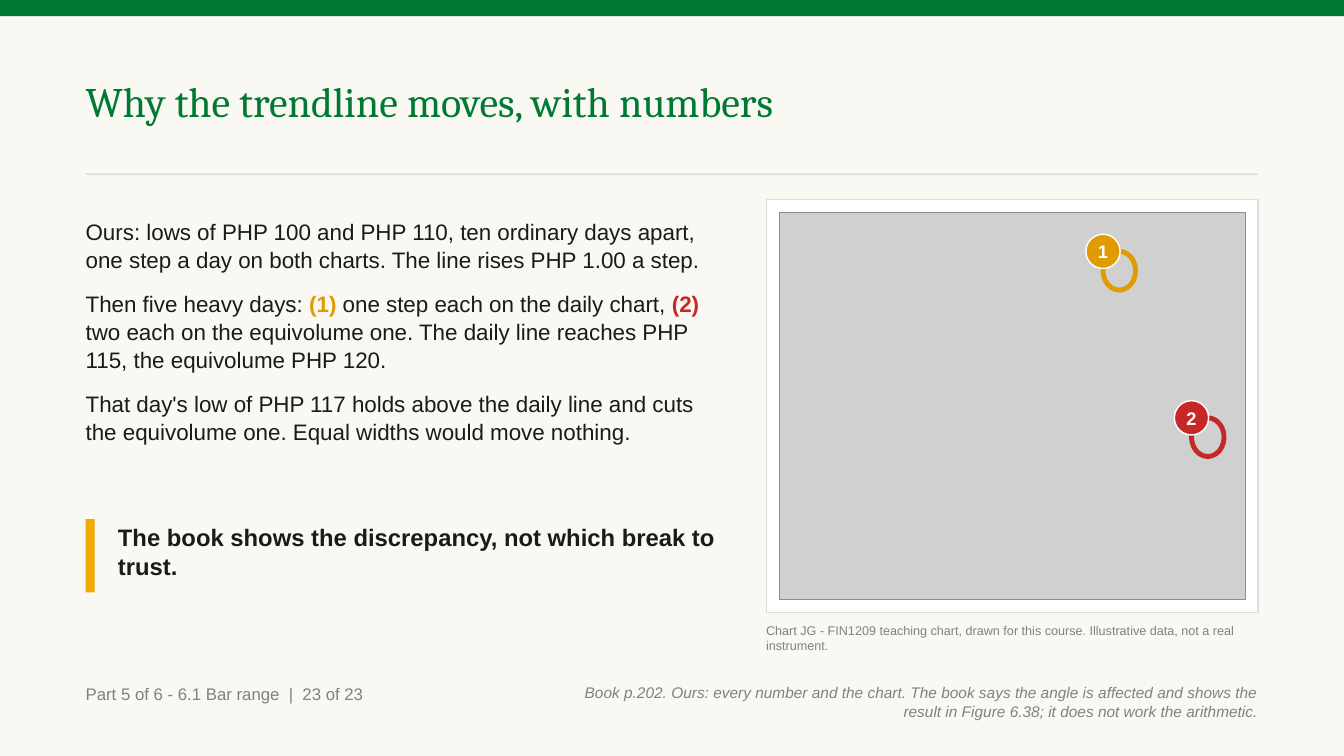
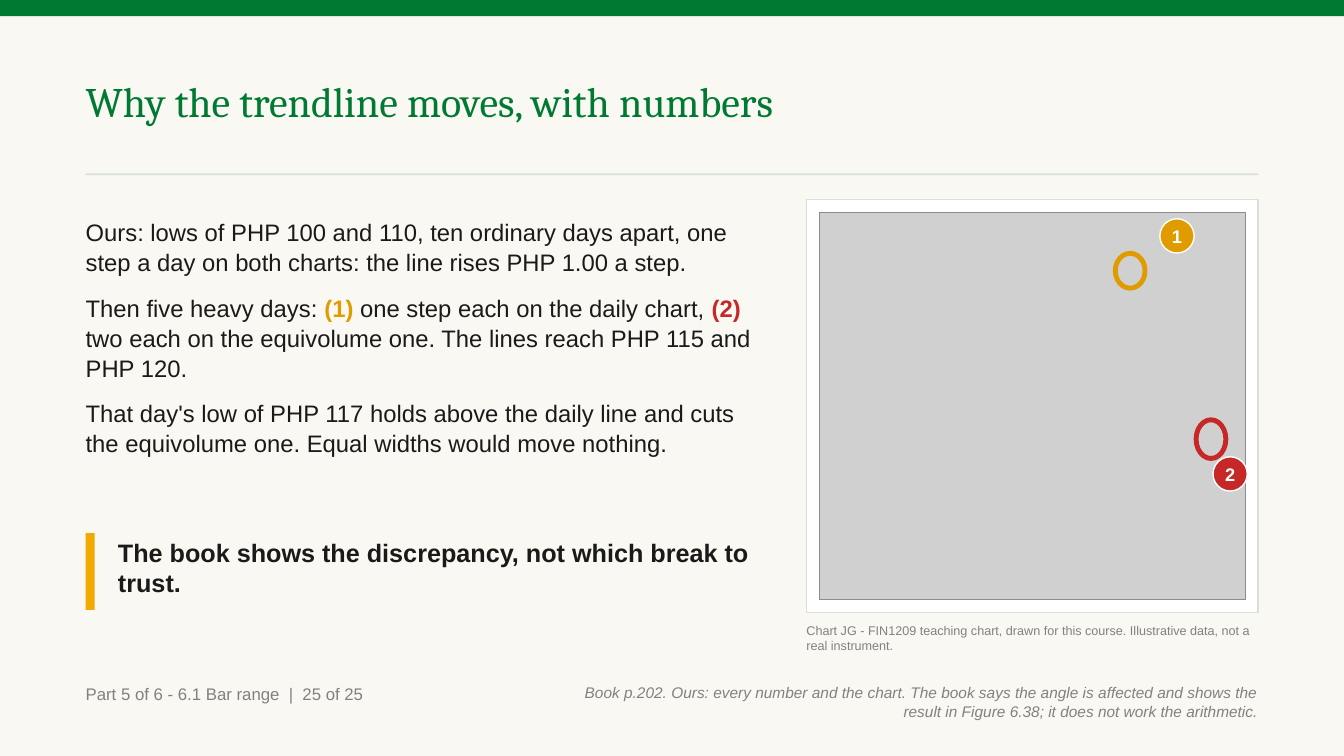
Before and after one commit to benjiesotelo-sudo/Telos_FIN1209, a slide deck: slide 170 of chapter-06/FIN1209-Chapter-06.pptx (slide 168 before the commit). Drawn at 1344x756 pixels with LibreOffice and Linux fonts; fonts in the diff are those of the drawing; grey boxes stand for pictures. Boxes give left, top, right and bottom in pixels: in the first picture for what was removed or moved away, otherwise in the second. Text is boxed around its words. In the diff, an @@ line names an element or a change of style, - is before the commit and + after.

```diff
--- a/chapter-06/FIN1209-Chapter-06.pptx
+++ b/chapter-06/FIN1209-Chapter-06.pptx
@@ rectangle resized from (x1=766, y1=200, x2=1258, y2=613) to (x1=807, y1=200, x2=1258, y2=613) @@
@@ text at (x1=86, y1=223, x2=751, y2=378): text changed; size 16 to 17 pt @@
-Ours: lows of PHP 100 and PHP 110, ten ordinary days apart, one step a day on both charts. The line rises PHP 1.00 a step.
-Then five heavy days: (1) one step each on the daily chart, (2) two each on the equivolume one. The daily line reaches PHP 115, the equivolume PHP 120.
+Ours: lows of PHP 100 and 110, ten ordinary days apart, one step a day on both charts: the line rises PHP 1.00 a step.
+Then five heavy days: (1) one step each on the daily chart, (2) two each on the equivolume one. The lines reach PHP 115 and PHP 120.
@@ picture resized from (x1=779, y1=213, x2=1245, y2=600) to (x1=820, y1=213, x2=1245, y2=600) @@
@@ ellipse "1" moved from (x1=1086, y1=234, x2=1120, y2=268) to (x1=1160, y1=219, x2=1195, y2=253) @@
@@ ellipse moved from (x1=1103, y1=251, x2=1135, y2=289) to (x1=1115, y1=253, x2=1145, y2=288) @@
@@ text at (x1=86, y1=404, x2=734, y2=457): size 16 to 17 pt in "That day's low of PHP 117 holds ..." @@
@@ ellipse moved from (x1=1192, y1=418, x2=1224, y2=457) to (x1=1197, y1=419, x2=1227, y2=458) @@
@@ ellipse "2" moved from (x1=1175, y1=401, x2=1209, y2=436) to (x1=1213, y1=457, x2=1247, y2=491) @@
@@ rectangle moved from (x1=86, y1=519, x2=95, y2=593) to (x1=86, y1=533, x2=95, y2=610) @@
@@ text "The book shows the discrepancy, ..." moved from (x1=118, y1=528, x2=714, y2=576) to (x1=118, y1=543, x2=749, y2=593) @@
@@ text "The book shows the discrepancy, ..." at (x1=118, y1=543, x2=749, y2=593): size 17 to 18 pt @@
@@ text "Chart JG - FIN1209 teaching ..." rewrapped from (x1=766, y1=626, x2=1234, y2=650) to (x1=806, y1=626, x2=1250, y2=650) @@
@@ text at (x1=86, y1=688, x2=363, y2=704): text changed @@
-Part 5 of 6 - 6.1 Bar range | 23 of 23
+Part 5 of 6 - 6.1 Bar range | 25 of 25
```
Also in this commit, not shown: 46 other slides changed, 2 slides added, 3 other files.
